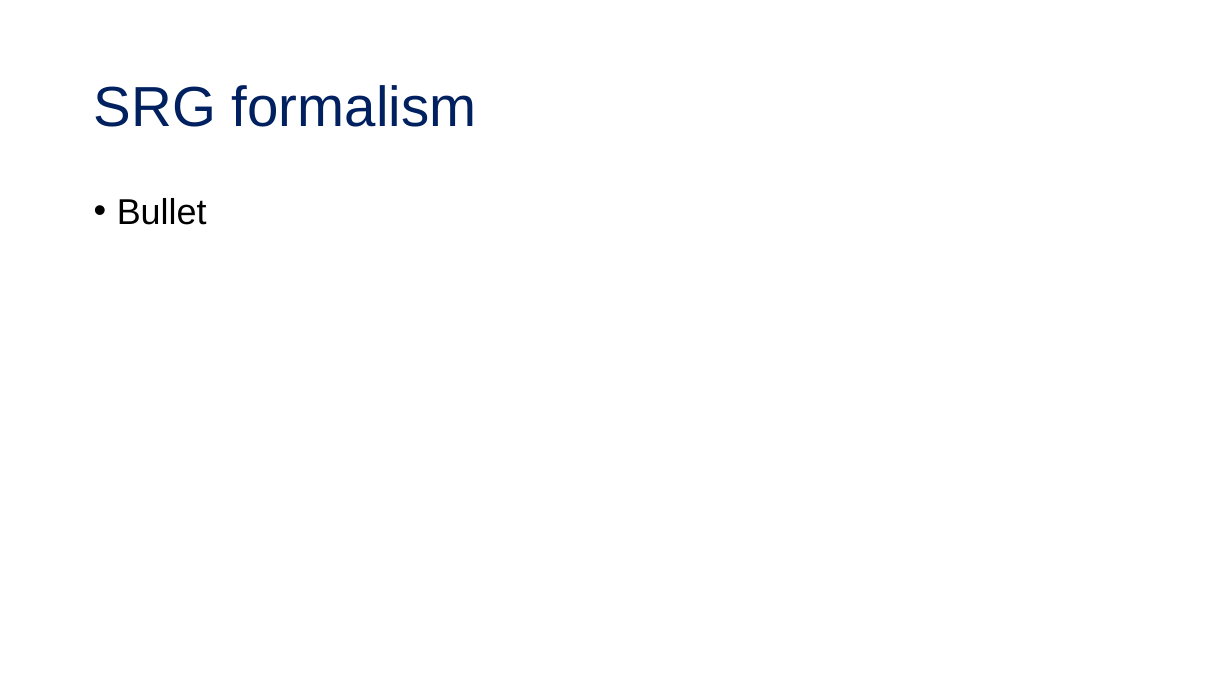
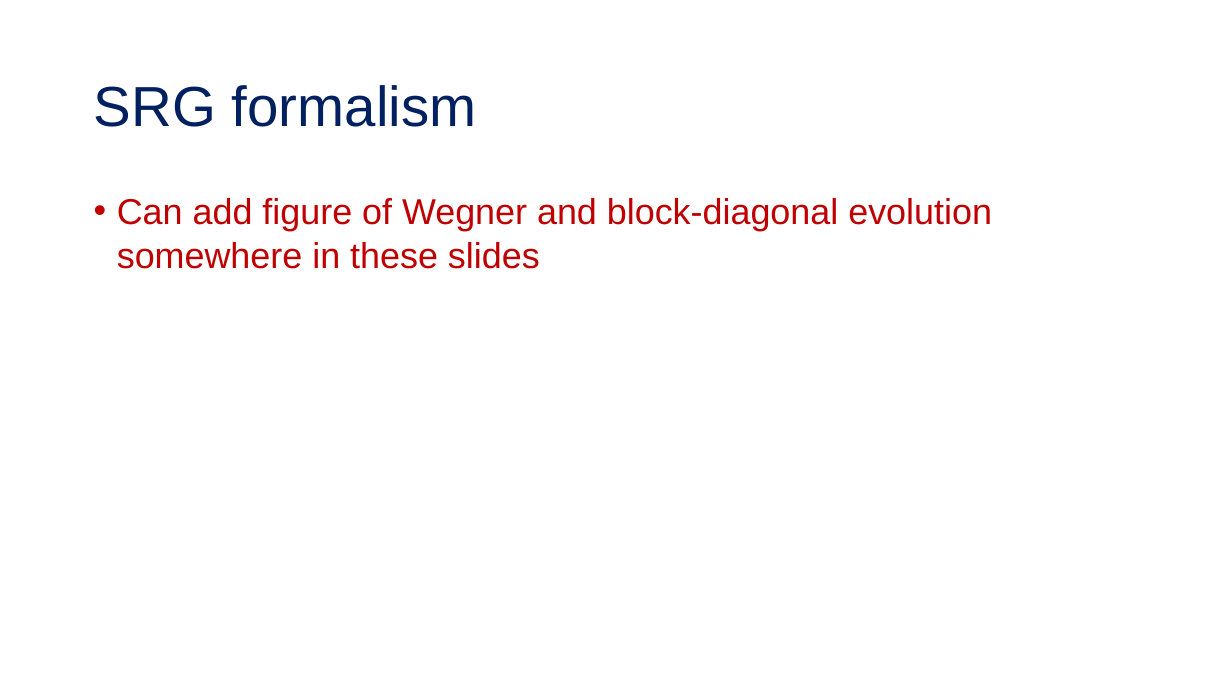
Before and after one commit to tropiano4/tropiano-srg, a slide deck: slide 3 of Presentations/DNP_October2019/tropiano_dnp_october2019.ppt (slide 4 before the commit). Drawn at 1232x693 pixels with LibreOffice and Linux fonts; fonts in the diff are those of the drawing. Boxes give left, top, right and bottom in pixels: in the first picture for what was removed or moved away, otherwise in the second. Text is boxed around its words. In the diff, an @@ line names an element or a change of style, - is before the commit and + after.

```diff
--- a/Presentations/DNP_October2019/tropiano_dnp_october2019.ppt
+++ b/Presentations/DNP_October2019/tropiano_dnp_october2019.ppt
@@ text at [117,198,992,269]: text changed; text colour #000000 to #C00000 @@
-• Bullet
+• Can add figure of Wegner and block-diagonal evolution somewhere in these slides
```
Also in this commit, not shown: 9 other slides changed, 2 slides added, 1 slide removed, 2 other files.
